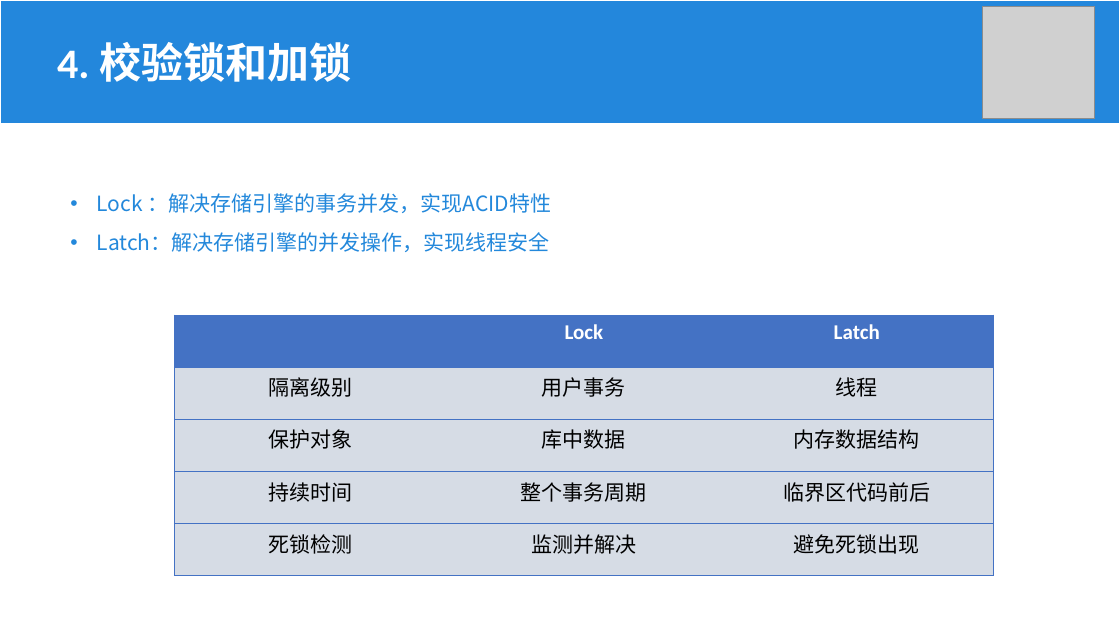
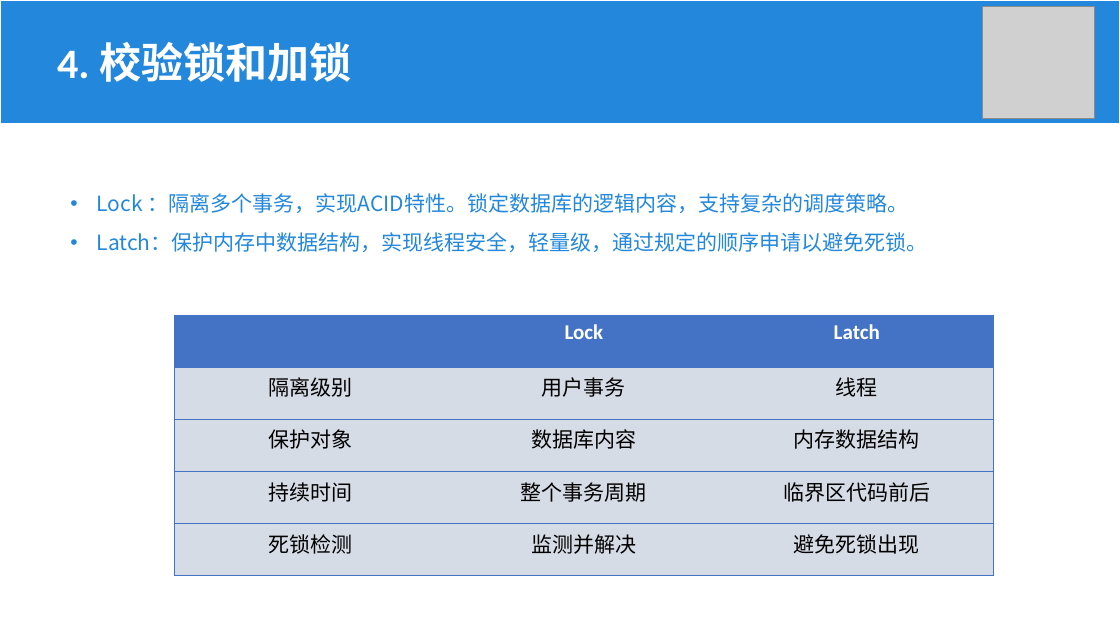
Before and after one commit to Khighness/bplustree, a slide deck: slide 9 of docs/cantai.pptx. Drawn at 1120x630 pixels with LibreOffice and Linux fonts; fonts in the diff are those of the drawing; grey boxes stand for pictures. Boxes give left, top, right and bottom in pixels: in the first picture for what was removed or moved away, otherwise in the second. Text is boxed around its words. In the diff, an @@ line names an element or a change of style, - is before the commit and + after.

```diff
--- a/docs/cantai.pptx
+++ b/docs/cantai.pptx
@@ text at (97,193,928,252): text changed @@
-• Lock ：解决存储引擎的事务并发，实现ACID特性
-• Latch：解决存储引擎的并发操作，实现线程安全
+• Lock ：隔离多个事务，实现ACID特性。锁定数据库的逻辑内容，支持复杂的调度策略。
+• Latch：保护内存中数据结构，实现线程安全，轻量级，通过规定的顺序申请以避免死锁。
@@ table at (175,315,994,576) @@
-row 3, column 2: 库中数据
+row 3, column 2: 数据库内容
```
Also in this commit, not shown: 1 other slide changed, 1 other file.
